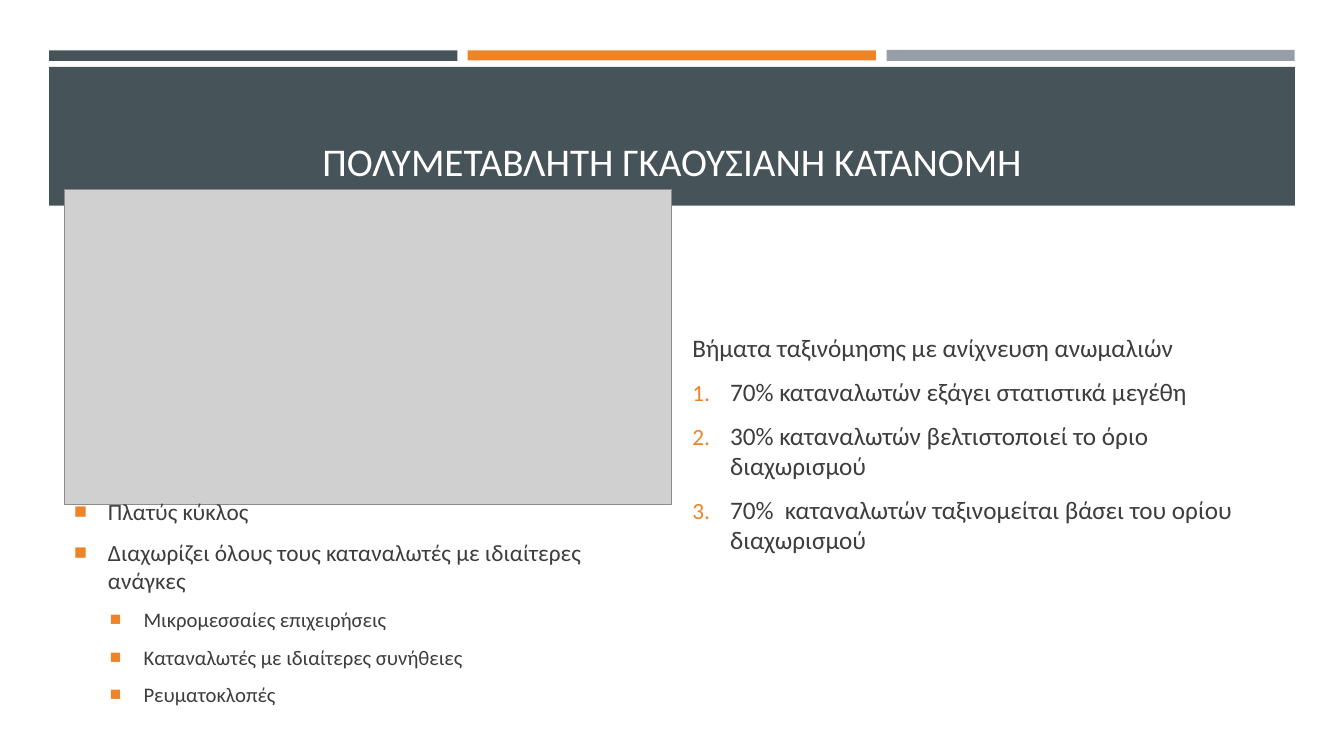
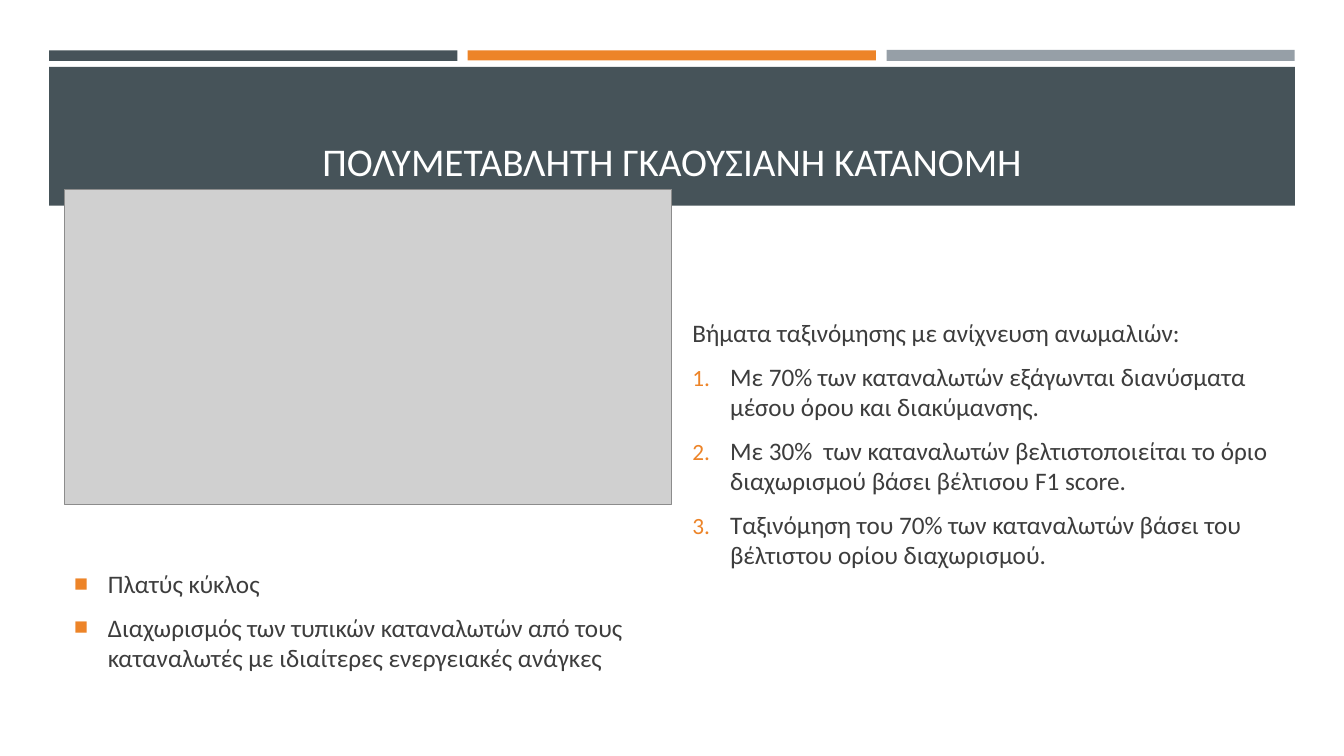
Before and after one commit to thanmitsel/Theft-detection, a slide deck: slide 15 of LateX/Presentation/Ανιχνευση μη τεχνικων απωλειων με συστηματα μηχανικης μαθησης.pptx. Drawn at 1344x756 pixels with LibreOffice and Linux fonts; fonts in the diff are those of the drawing; grey boxes stand for pictures. Boxes give left, top, right and bottom in pixels: in the first picture for what was removed or moved away, otherwise in the second. Text is boxed around its words. In the diff, an @@ line names an element or a change of style, - is before the commit and + after.

```diff
--- a/LateX/Presentation/Ανιχνευση μη τεχνικων απωλειων με συστηματα μηχανικης μαθησης.pptx
+++ b/LateX/Presentation/Ανιχνευση μη τεχνικων απωλειων με συστηματα μηχανικης μαθησης.pptx
@@ text at (692, 324, 1267, 569): text changed @@
-Βήματα ταξινόμησης με ανίχνευση ανωμαλιών
-1. 70% καταναλωτών εξάγει στατιστικά μεγέθη
-2. 30% καταναλωτών βελτιστοποιεί το όριο διαχωρισμού
-3. 70% καταναλωτών ταξινομείται βάσει του ορίου διαχωρισμού
+Βήματα ταξινόμησης με ανίχνευση ανωμαλιών:
+1. Με 70% των καταναλωτών εξάγωνται διανύσματα μέσου όρου και διακύμανσης.
+2. Με 30% των καταναλωτών βελτιστοποιείται το όριο διαχωρισμού βάσει βέλτισου F1 score.
+3. Ταξινόμηση του 70% των καταναλωτών βάσει του βέλτιστου ορίου διαχωρισμού.
@@ text at (108, 575, 260, 597): size 16.6 to 18 pt in "Πλατύς κύκλος" @@
@@ text at (108, 619, 622, 671): text changed; size 14.8 to 18 pt @@
-■ Διαχωρίζει όλους τους καταναλωτές με ιδιαίτερες ανάγκες
-  ■ Μικρομεσσαίες επιχειρήσεις
-  ■ Καταναλωτές με ιδιαίτερες συνήθειες
-  ■ Ρευματοκλοπές
+■ Διαχωρισμός των τυπικών καταναλωτών από τους καταναλωτές με ιδιαίτερες ενεργειακές ανάγκες
```
Also in this commit, not shown: 13 other slides changed, 3 slides added, 1 slide removed, 8 other files.
